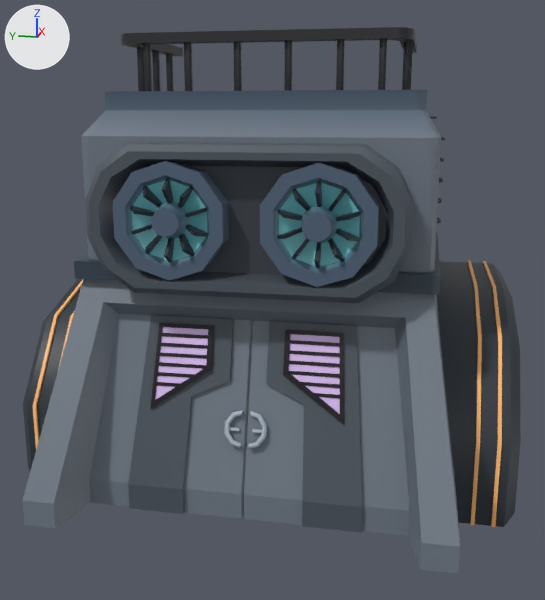
What one commit did to the FBX model Assets/Models/Crossing/Crossing_Buildings/Individual_Buildings/Pod_Exit.fbx.
Camera for both pictures: a 50 mm lens placed at (1.202, -0.066, 0.158), pointed at (1.536, 0.001, 0.074). Arrows for +X, +Y and +Z are at upper left; the lights stay in place. Where no turn or scale is listed for an object, it has been applied to the vertices.

Before the edit, the objects in view are built like this:
```python
me_mesh = bpy.data.meshes.new('Mesh')
me_mesh.from_pydata(...)  # 1160 vertices, 966 faces; spans x -0.092..0.092, y -0.108..0.108, z -0.097..0.097
# faces by material slot: [88, 878]
me_mesh.materials.append(mat_light_illuminate)  # picture img_lights_jpg
me_mesh.materials.append(mat_flatcolorbase)  # picture img_plaza_01_diffuse_jpg
ob_pod_exit = bpy.data.objects.new('Pod_Exit', me_mesh)
ob_pod_exit.location = (1.5405, 0.0, 0.0923)
```
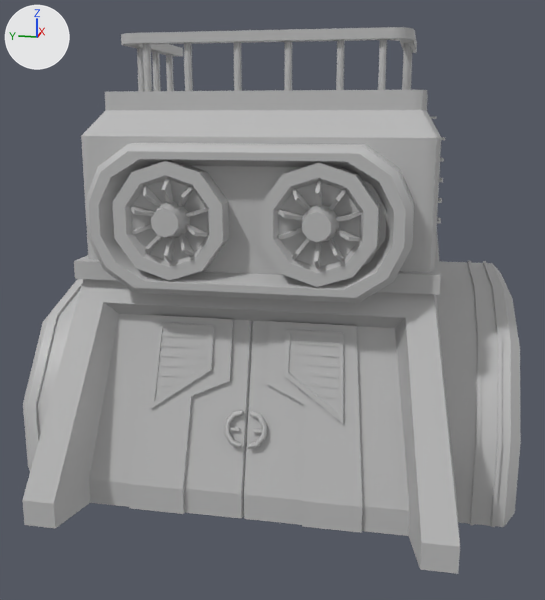
Location of each change, [x1, y1, x2, y2] in pixels of the pictures (545 x 600 px):
part 1 of me_mesh, recoloured: [32, 180, 502, 527] in both
part 2 of me_mesh, recoloured: [22, 27, 521, 574] in both

The change in detail:
Material 'Environment_02' (mat_environment_02) is new.
Its base color is (0.5, 0.5, 0.5) (grey #bcbcbc).
me_mesh has 1160 vertices, 966 faces and spans x -0.092..0.092, y -0.108..0.108, z -0.097..0.097.
me_mesh is used by ob_pod_exit; location (1.5405, 0.0, 0.0923).
me_mesh part 1: all 88 faces that had it switch from mat_light_illuminate (picture img_lights_jpg) to mat_environment_02 (grey #bcbcbc).
me_mesh part 2: all 878 faces that had it switch from mat_flatcolorbase (picture img_plaza_01_diffuse_jpg) to mat_environment_02 (grey #bcbcbc).
